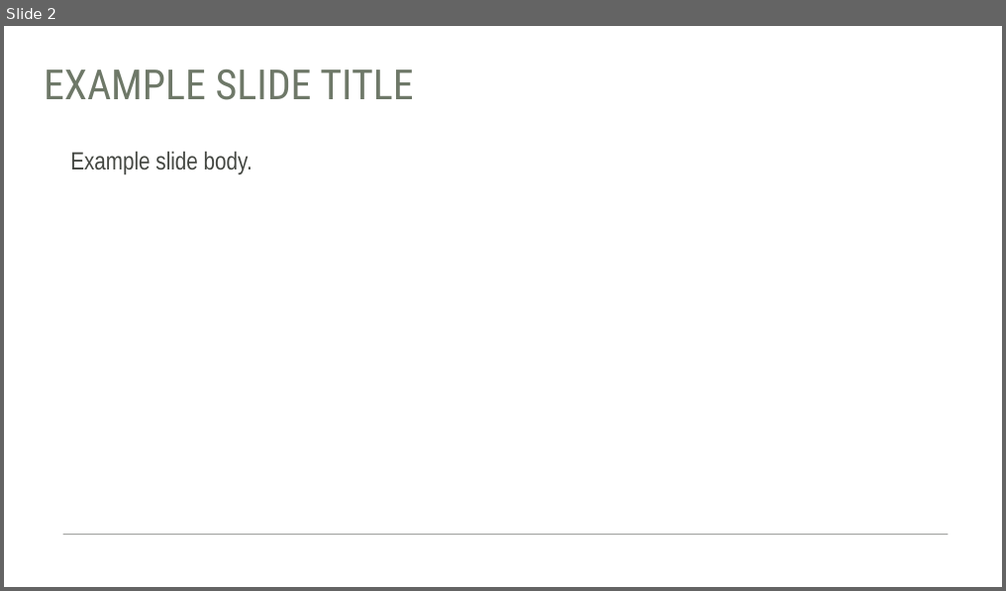
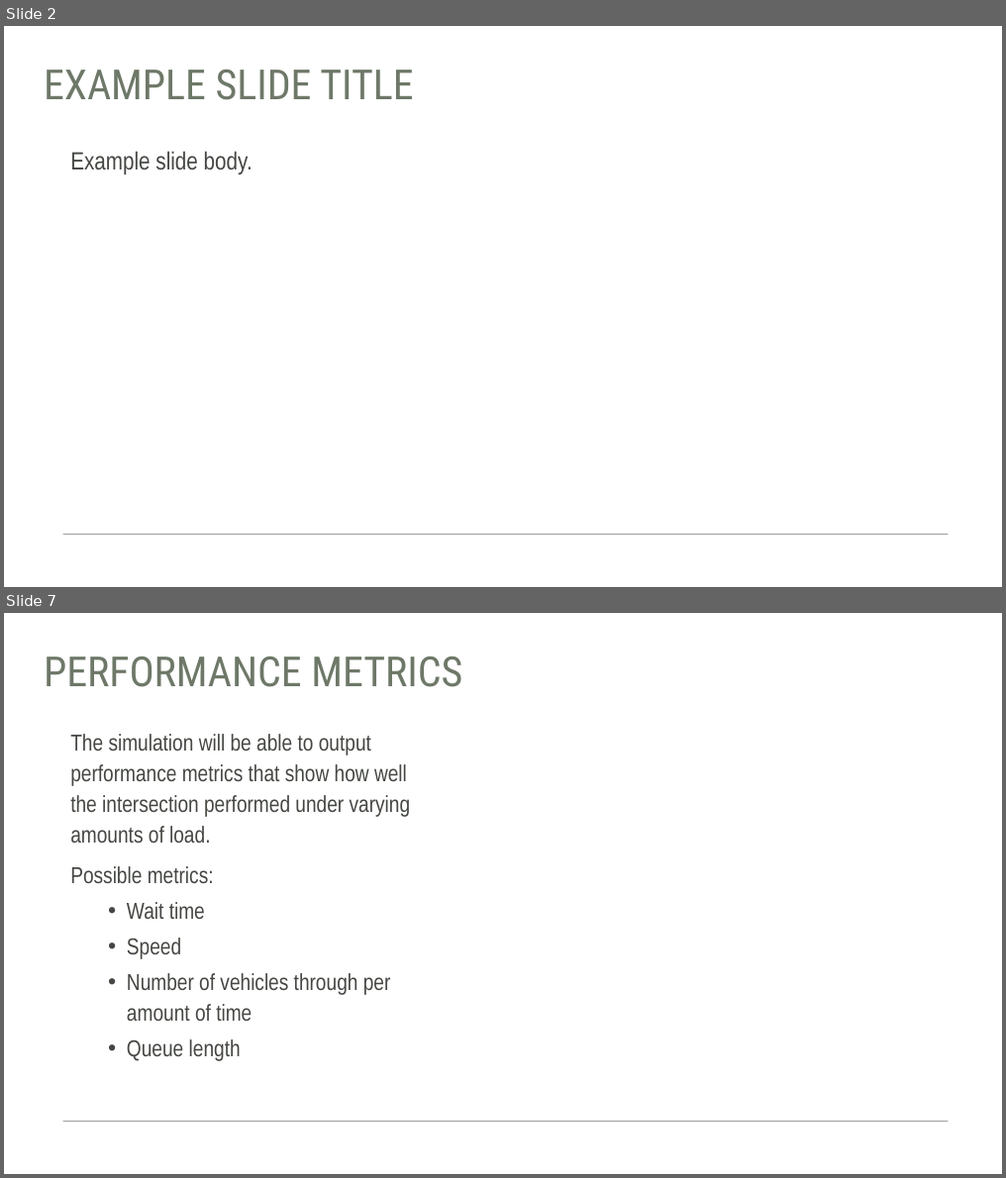
Before and after one commit to Team-Gala-JP/Team-Gala-JP, a slide deck: Traffic Sim.pptx. Shown one above the other, each under a label of ours: slide 2 before the commit, slides 2 and 7 after it; the slides between them are not shown. The pictures are 1006x591 and 1006x1178 pixels, drawn with LibreOffice and Linux fonts; fonts in the diff are those of the drawing. Boxes give left, top, right and bottom in pixels: in the first picture for what was removed or moved away, otherwise in the second. Text is boxed around its words. In the diff, an @@ line names an element or a change of style, - is before the commit and + after.

```diff
--- a/Traffic Sim.pptx
+++ b/Traffic Sim.pptx
@@ slide 7 added at (4,613,1002,1174), background #FFFFFF; not listed: 1 template element that a slide beside it also shows @@
@@ title added at (44,657,462,687), 40 pt, text #6E7868 @@
+PERFORMANCE METRICS
@@ text added at (70,734,411,1061), 22.2 pt, text #444742 @@
+The simulation will be able to output performance metrics that show how well the intersection performed under varying amounts of load.
+Possible metrics:
+  • Wait time
+  • Speed
+  • Number of vehicles through per amount of time
+  • Queue length
```
Also in this commit, not shown: 4 other slides added.
